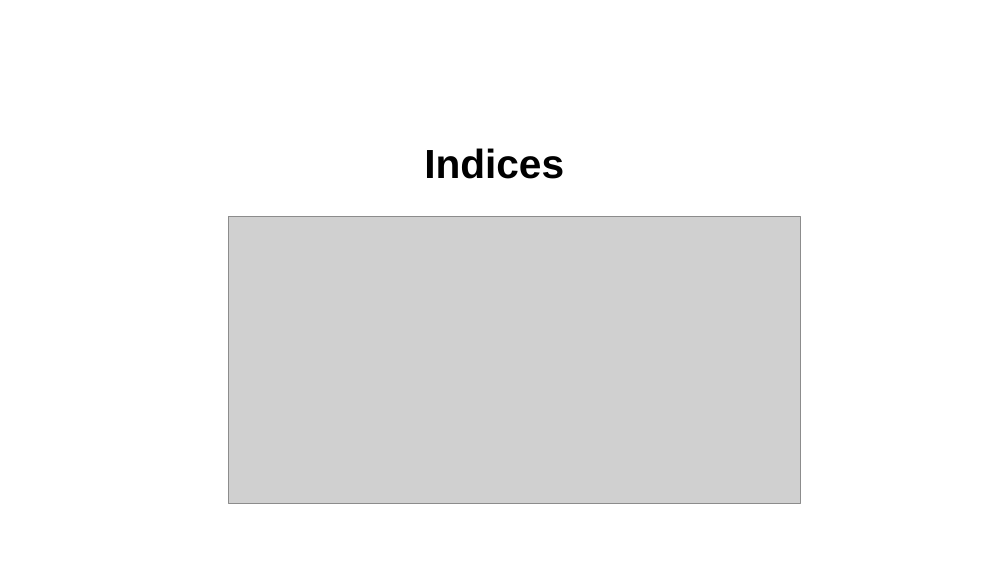
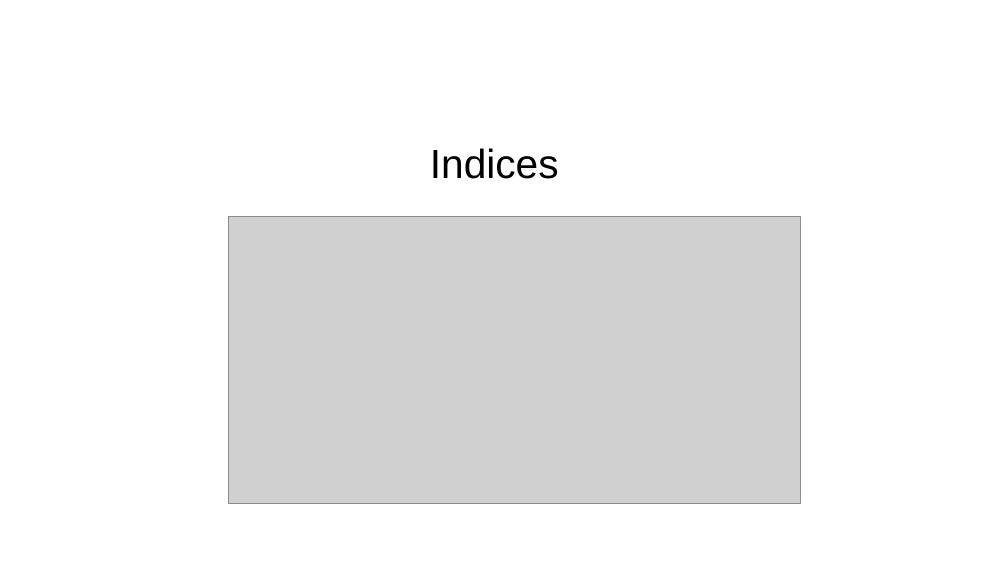
Before and after one commit to skrabbenborg/nosql-talk, a slide deck: slide 43 of presentation/presentation.pptx. Drawn at 1008x567 pixels with LibreOffice and Linux fonts; fonts in the diff are those of the drawing; grey boxes stand for pictures; background and template pictures are left out. Boxes give left, top, right and bottom in pixels: in the first picture for what was removed or moved away, otherwise in the second. Text is boxed around its words. In the diff, an @@ line names an element or a change of style, - is before the commit and + after.

```diff
--- a/presentation/presentation.pptx
+++ b/presentation/presentation.pptx
@@ text "Indices" at (x1=430, y1=148, x2=559, y2=179): bold off @@
```
Also in this commit, not shown: 7 other slides changed.
